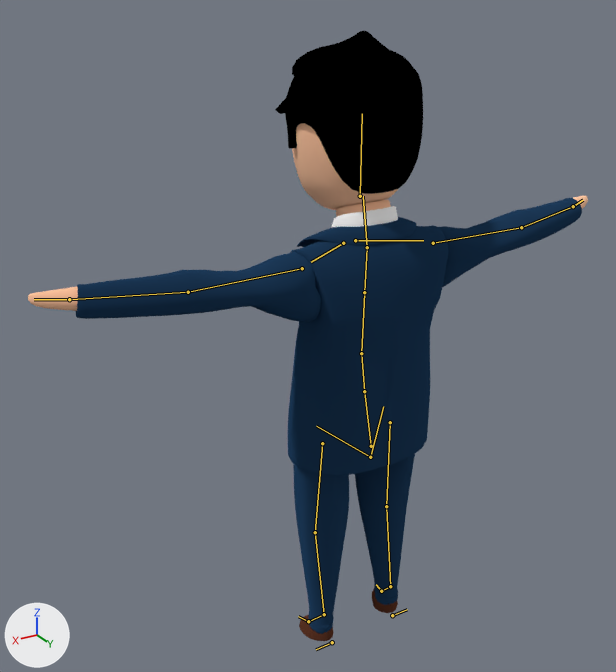
An edit to the Blender file GGJ2021/Assets/Character/character.blend, drawn before and after from the same camera.
Camera for both pictures: a 50 mm camera at (1.178, 1.688, 1.821) aimed at (0.084, -0.137, 0.908). Arrows for +X, +Y and +Z are at lower left; the lights stay in place. Both versions are drawn at the pose saved in each file; the numbers are the values there. The bones that bend it are drawn over the model as lines.

Objects in the first picture: 'Arms', 'Hair', 'Head', 'Pants', 'Shirt', 'Suit Sleeves', 'Suit Torso'.
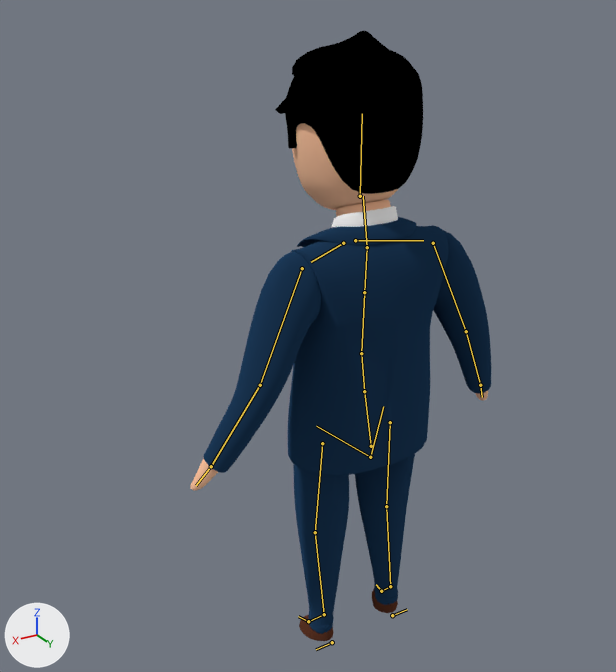
What the commit changed:
Bone 'upper_arm.L' (bone_upper_arm_l) turns from (5, -6, 64) to (0, 0, 0) degrees about its own x, y and z.
Bone 'upper_arm.R' (bone_upper_arm_r) turns from (5, 6, -64) to (0, 0, 0) degrees about its own x, y and z.

Location of each change, (x1, y1, x2, y2) in pixels of the pictures (616 x 672 px):
'Suit Torso', posed: (288, 217, 448, 475) in both
'Suit Sleeves', posed (43% narrower, 95% taller): before (76, 198, 582, 322); after (204, 230, 492, 473)
'Arms', posed: before (28, 196, 588, 311); after (190, 391, 488, 490)
bone 'upper_arm.L', root to tip: before (302, 268) to (188, 292); after (302, 268) to (260, 385)
bone 'upper_arm.R', root to tip: before (433, 243) to (521, 227); after (433, 243) to (466, 331)
